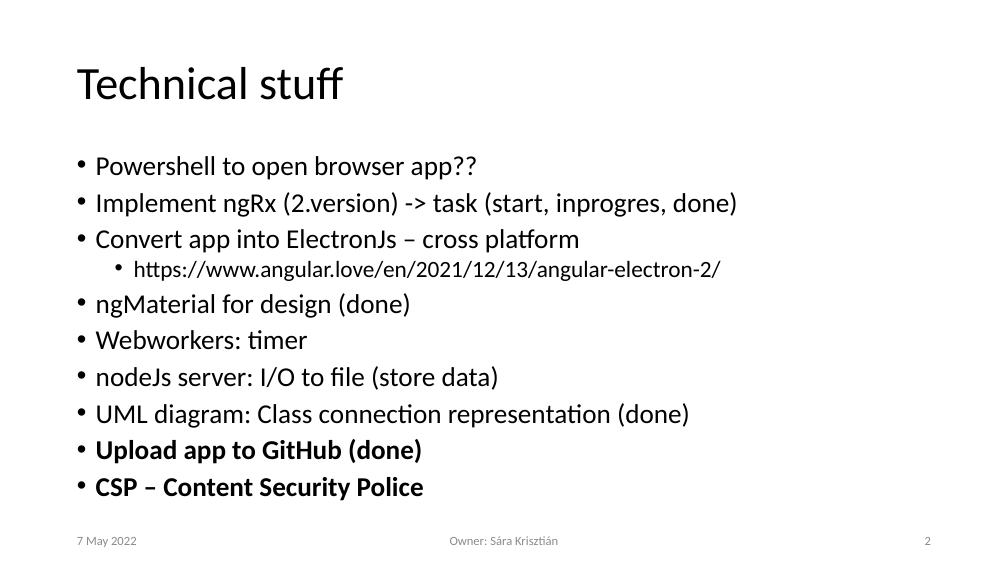
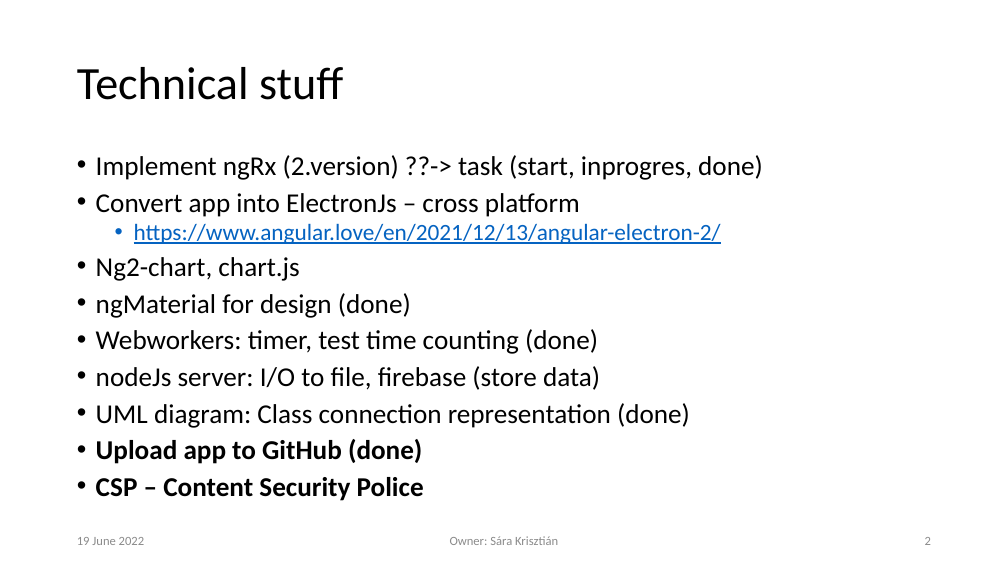
Before and after one commit to krisztian14testgit/ng-task-monitor, a slide deck: slide 2 of plan/TaskTracingApp.pptx. Drawn at 1008x567 pixels with LibreOffice and Linux fonts; fonts in the diff are those of the drawing; background and template pictures are left out. Boxes give left, top, right and bottom in pixels: in the first picture for what was removed or moved away, otherwise in the second. Text is boxed around its words. In the diff, an @@ line names an element or a change of style, - is before the commit and + after.

Commit message:
ppt sub-task done

```diff
--- a/plan/TaskTracingApp.pptx
+++ b/plan/TaskTracingApp.pptx
@@ text at <box>96,155,763,180</box>: text changed @@
-• Powershell to open browser app??
-• Implement ngRx (2.version) -> task (start, inprogres, done)
+• Implement ngRx (2.version) ??-> task (start, inprogres, done)
@@ text at <box>134,223,721,244</box>: text colour #000000 to #0563C1, underline on in "https://www.angular.love/en/2021/12/13/angular-electron-2/" @@
@@ text at <box>96,257,299,281</box>: paragraph added @@
+• Ng2-chart, chart.js
@@ text at <box>96,329,600,390</box>: text changed @@
-• Webworkers: timer
-• nodeJs server: I/O to file (store data)
+• Webworkers: timer, test time counting (done)
+• nodeJs server: I/O to file, firebase (store data)
@@ text at <box>77,537,145,545</box>: text changed @@
-7 May 2022
+19 June 2022
```
Also in this commit, not shown: 7 other slides changed, 1 slide added.
